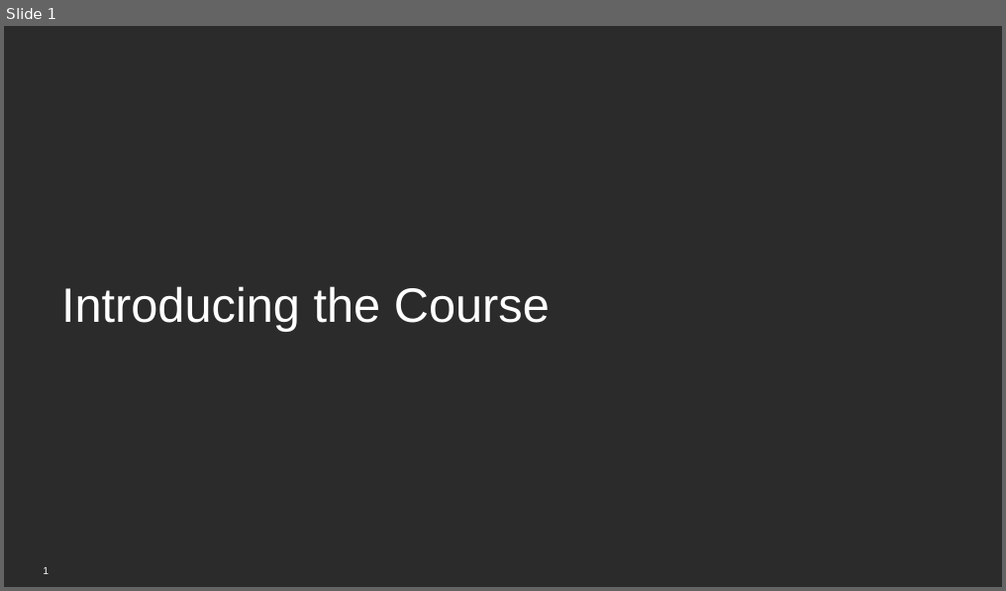
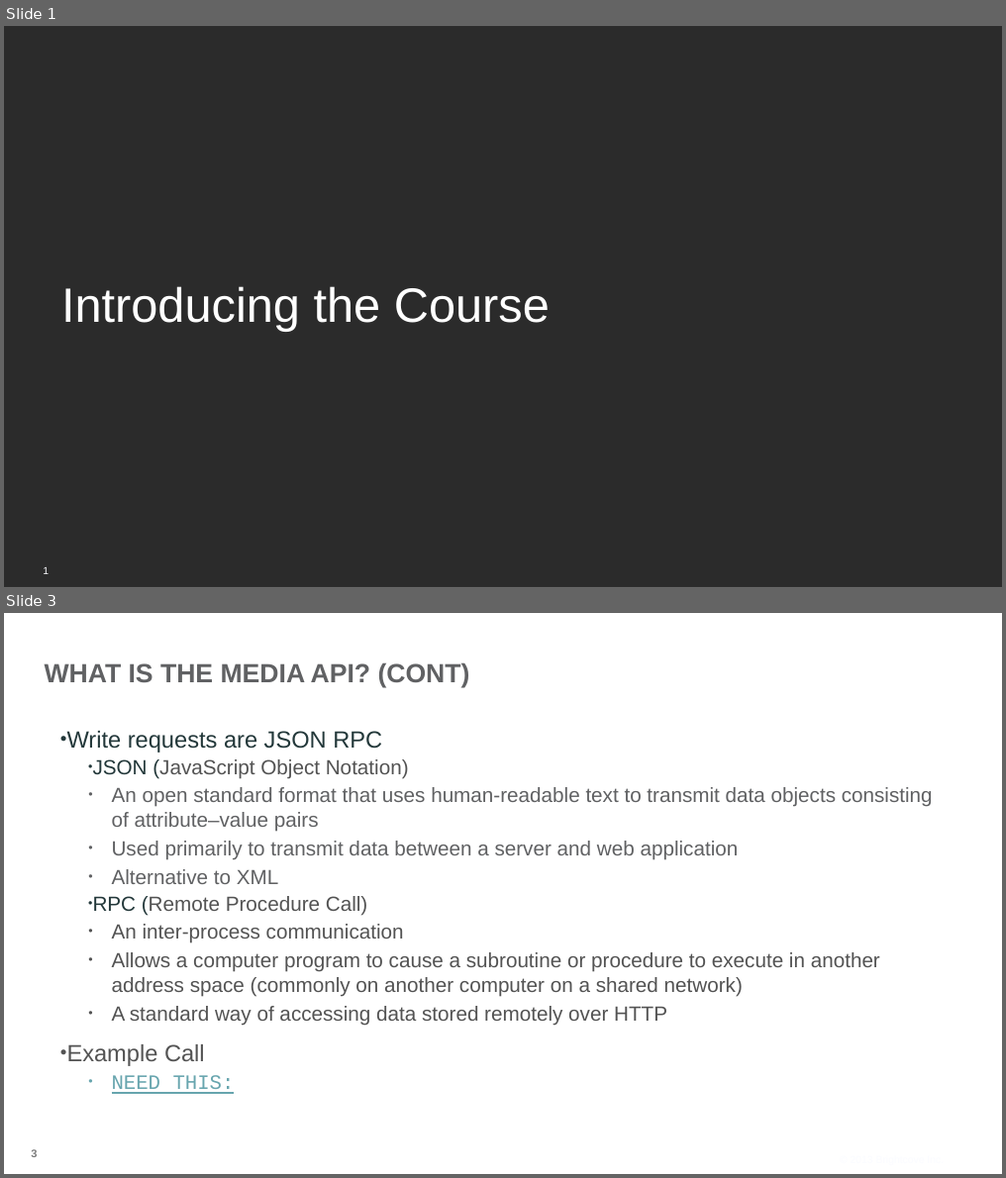
Before and after one commit to BrightcoveLearning/VideoCloudMediaAPI, a slide deck: VideoSessionsMaterials/Introducing.pptx. Shown one above the other, each under a label of ours: slide 1 before the commit, slides 1 and 3 after it; the slides between them are not shown. The pictures are 1006x591 and 1006x1178 pixels, drawn with LibreOffice and Linux fonts; fonts in the diff are those of the drawing; background and template pictures are left out; a plain dark background stands for a picture behind light text. Boxes give left, top, right and bottom in pixels: in the first picture for what was removed or moved away, otherwise in the second. Text is boxed around its words. In the diff, an @@ line names an element or a change of style, - is before the commit and + after.

```diff
--- a/VideoSessionsMaterials/Introducing.pptx
+++ b/VideoSessionsMaterials/Introducing.pptx
@@ slide 3 added at [4, 613, 1002, 1174], background picture (left out) @@
@@ title added at [45, 663, 470, 687], 36 pt, text #606163, bold @@
+WHAT IS THE MEDIA API? (CONT)
@@ text added at [67, 731, 933, 1094], 28 pt, text #535353 @@
+• Write requests are JSON RPC
+  • JSON (JavaScript Object Notation)
+  • An open standard format that uses human-readable text to transmit data objects consisting of attribute–value pairs
+  • Used primarily to transmit data between a server and web application
+  • Alternative to XML
+  • RPC (Remote Procedure Call)
+  • An inter-process communication
+  • Allows a computer program to cause a subroutine or procedure to execute in another address space (commonly on another computer on a shared network)
+  • A standard way of accessing data stored remotely over HTTP
+• Example Call
+  • NEED THIS:
@@ page number added at [31, 1150, 37, 1157], 15 pt, text #7B7B7B, bold @@
+3
@@ text added at [835, 1152, 949, 1169], 14 pt, text #FBFCFF @@
+© 2013 Brightcove Inc.
```
Also in this commit, not shown: 5 other slides added, 2 slides removed, 16 other files.
